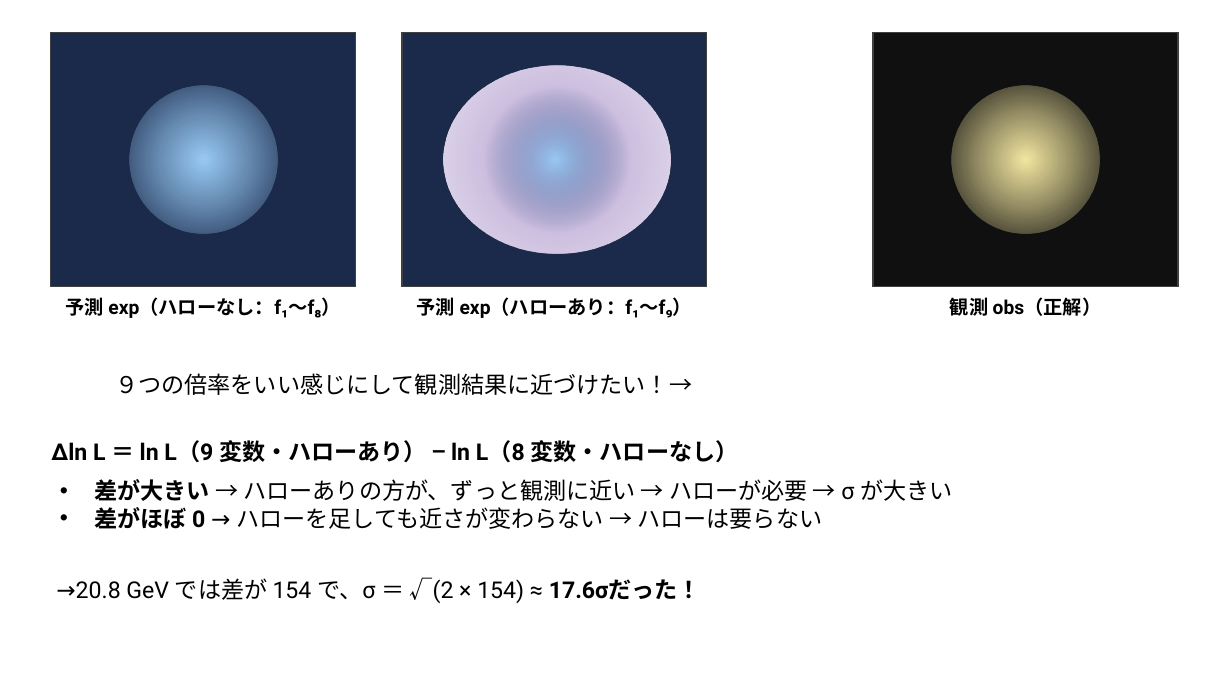
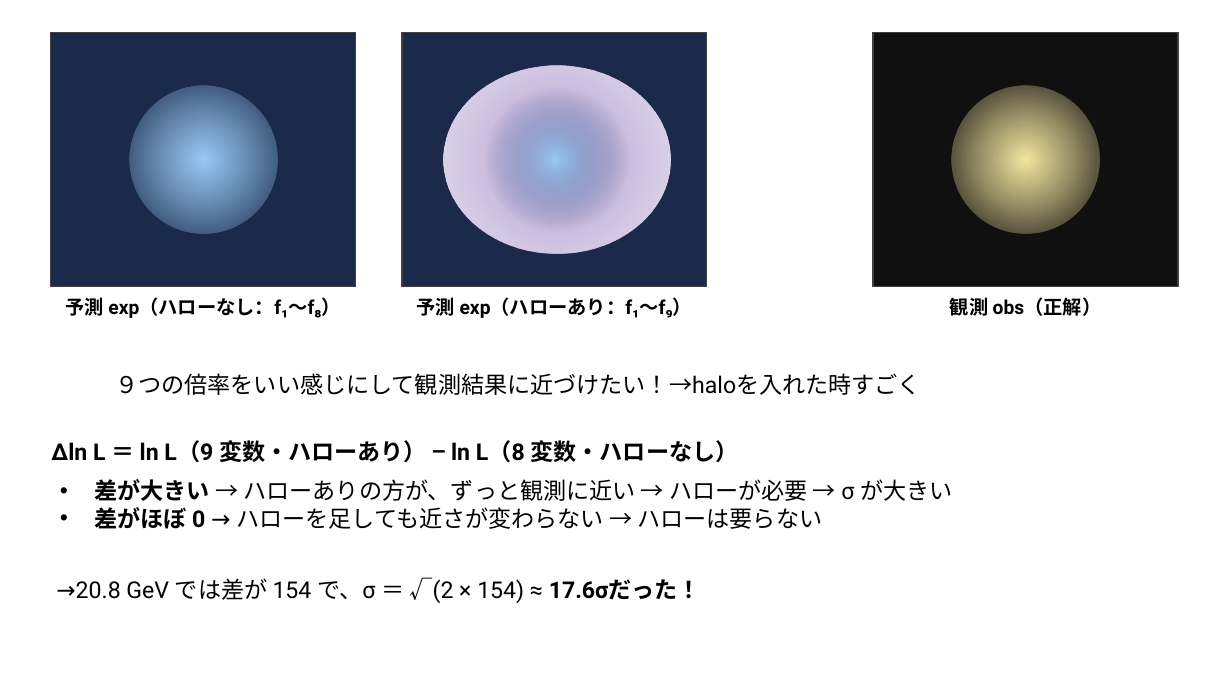
Before and after one commit to Mikann20041029/darkmatter-slides, a slide deck: slide 18 of slides/2026-10-03_研究進捗報告_claude_夕方版.pptx. Drawn at 1232x693 pixels with LibreOffice and Linux fonts; fonts in the diff are those of the drawing. Boxes give left, top, right and bottom in pixels: in the first picture for what was removed or moved away, otherwise in the second. Text is boxed around its words. In the diff, an @@ line names an element or a change of style, - is before the commit and + after.

Commit message:
slides: 本人の編集版を更新 (10-05 13:19)

```diff
--- a/slides/2026-10-03_研究進捗報告_claude_夕方版.pptx
+++ b/slides/2026-10-03_研究進捗報告_claude_夕方版.pptx
@@ text at (115,373,921,395): text changed @@
-９つの倍率をいい感じにして観測結果に近づけたい！→
+９つの倍率をいい感じにして観測結果に近づけたい！→haloを入れた時すごく
```
